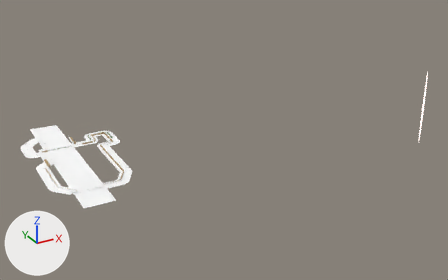
Before and after pictures for a commit that changed the glTF model frontend/projects/ride/public/courses/westminster.glb.
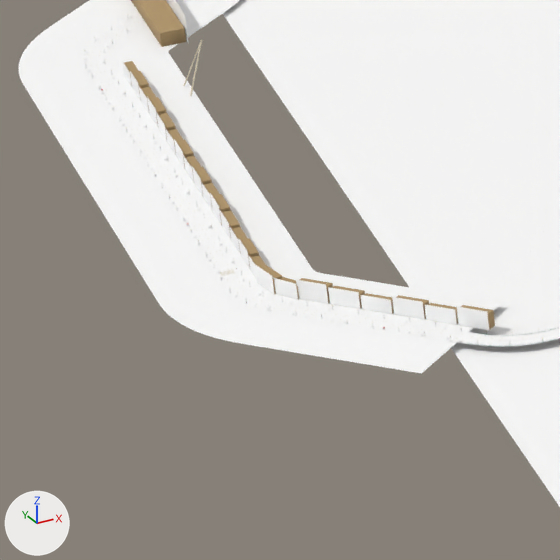
The first picture shows the older version from a 50 mm camera at (-1699.0, -8521.0, 3812.0) aimed at (1994.0, -1806.0, 454.0). The close-ups show the older and then the newer version on the part from 8% to 18% of the width and 58% to 75% of the height of that picture. Only the edits that show in the close-ups are written down. Every picture has the same lights, and +X, +Y and +Z are marked at lower left. Where no turn or scale is listed for an object, it has been applied to the vertices. Vertices at exactly the same position are counted once.

In view in the first close-up: 'CountyHall', 'Land_004', 'LondonBanks_016', 'LondonBanks_017', 'LondonBanks_018', 'LondonBanks_019', 'LondonBanks_020', 'ThamesWater_015', 'ThamesWater_016', 'ThamesWater_017', 'ThamesWater_018', 'ThamesWater_019', 'ThamesWater_020' and 25 more.
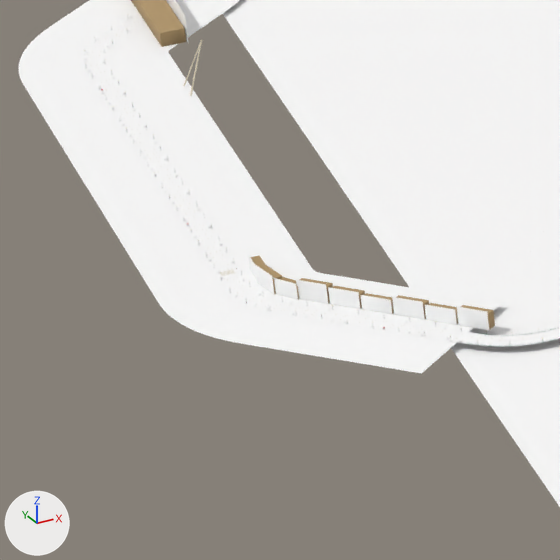
Location of each change, (x1, y1, x2, y2) in pixels of the close-ups (560 x 560 px):
'CountyHall', reshaped: before (122, 0, 489, 330); after (166, 0, 489, 330)
'Land_004', reshaped, moved: (85, 40, 493, 339) in both
part 1 of me_countyhall, deleted: before (122, 61, 250, 269)
part 2 of me_land_004, deleted: before (124, 61, 259, 267)

Patch to the scene script:
```diff
--- a/frontend/projects/ride/public/courses/westminster.glb.py
+++ b/frontend/projects/ride/public/courses/westminster.glb.py
@@ me_countyhall @@
 # used by ob_countyhall; location = (-158.0, 225.0, 6.0)
-me_countyhall.from_pydata(...)  # 384 vertices, 192 faces; spans x 0.0..1141.0, y -1684.0..0.0, z 0.0..38.0
+me_countyhall.from_pydata(...)  # 328 vertices, 164 faces; spans x 0.0..1141.0, y -1684.0..0.0, z 0.0..38.0
+# me_countyhall part 1: 14 loose pieces with 56 vertices, spanning x 2.0, y -1389.0..-831.0, z 0.0..25.0, are deleted
 me_countyhall.materials.append(mat_countyhall)
@@ me_land_004 @@
 # used by ob_land_004; location = (-191.0, -552.0, 6.0)
-me_land_004.from_pydata(...)  # 5492 vertices, 6088 faces; spans x 0.0..234.0, y -892.0..0.0, z 0.0..61.0
+me_land_004.from_pydata(...)  # 5380 vertices, 5948 faces; spans x 0.0..234.0, y -892.0..0.0, z 0.0..61.0
+# me_land_004 part 2: 14 loose pieces with 112 vertices, spanning x 35.0..47.0, y -612.0..-54.0, z 0.0..21.0, are deleted
+# other edits to the shape of me_land_004 do not show in these pictures
 me_land_004.materials.append(mat_land)
```
